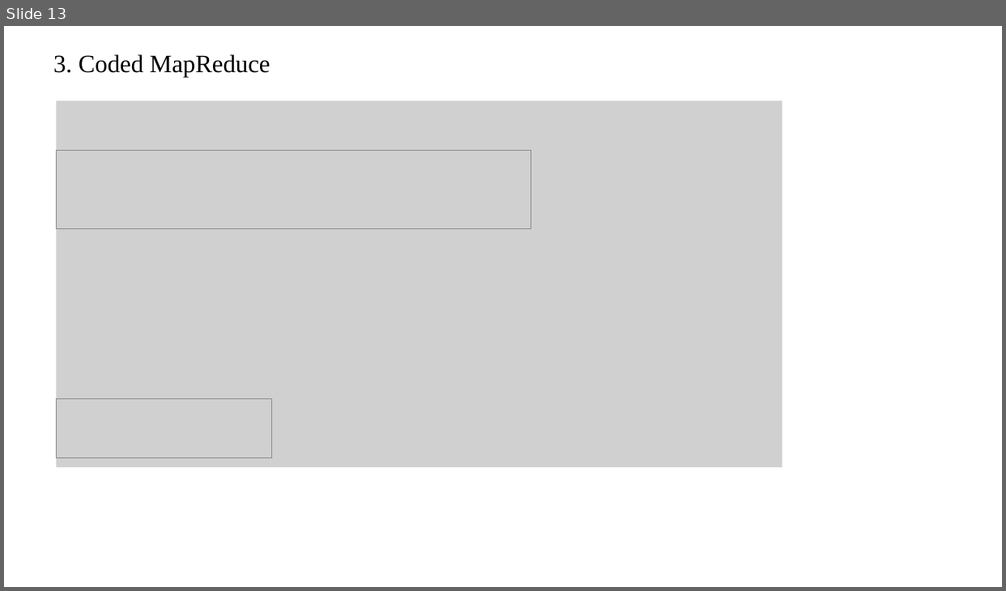
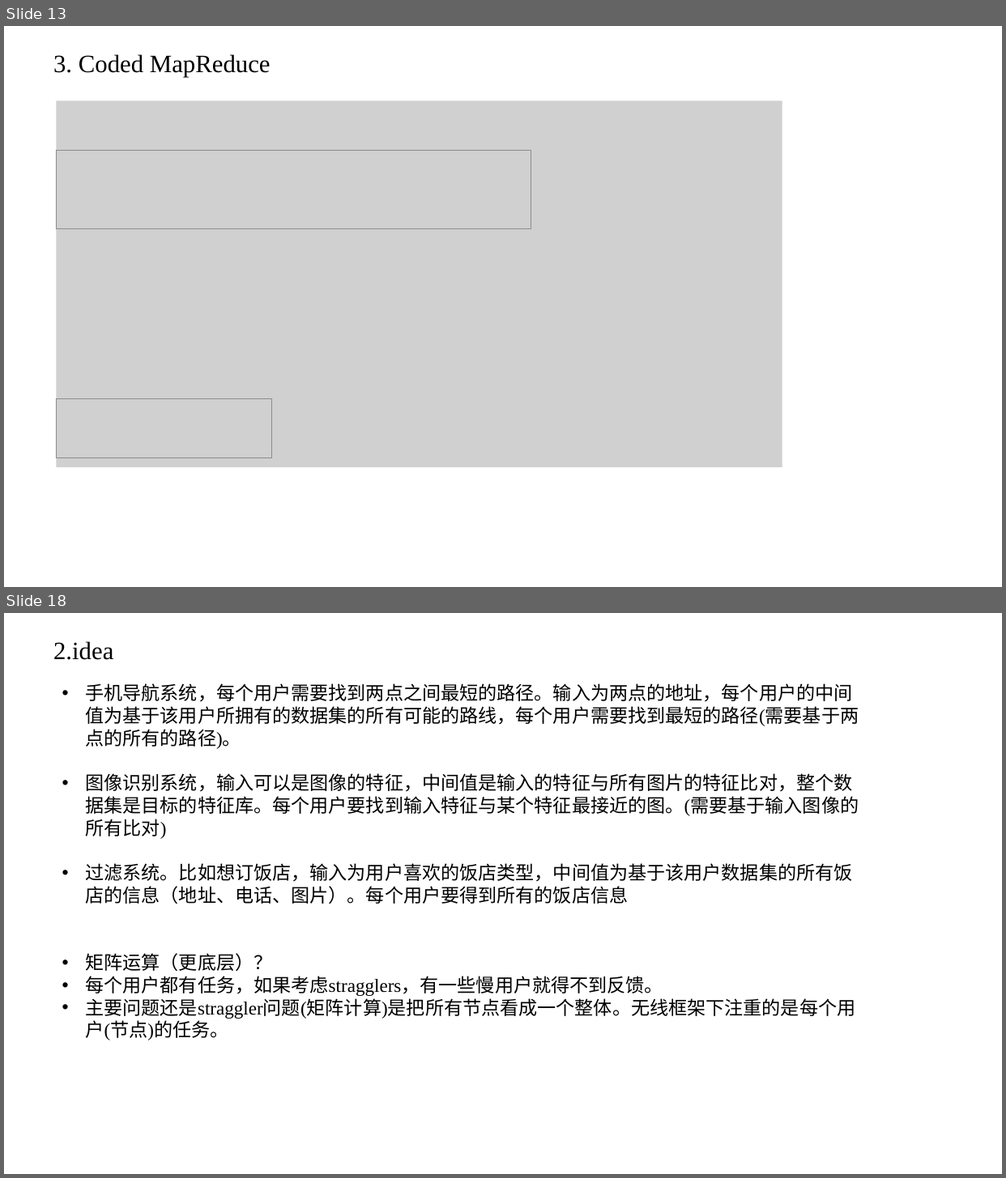
Before and after one commit to zhaojiayi/learning, a slide deck: EE/ppt/review.pptx. Shown one above the other, each under a label of ours: slide 13 before the commit, slides 13 and 18 after it; the slides between them are not shown. The pictures are 1006x591 and 1006x1178 pixels, drawn with LibreOffice and Linux fonts; fonts in the diff are those of the drawing; grey boxes stand for pictures. Boxes give left, top, right and bottom in pixels: in the first picture for what was removed or moved away, otherwise in the second. Text is boxed around its words. In the diff, an @@ line names an element or a change of style, - is before the commit and + after.

```diff
--- a/EE/ppt/review.pptx
+++ b/EE/ppt/review.pptx
@@ slide 18 added at [4,613,1002,1174], background #FFFFFF @@
@@ title added at [53,641,113,660], 24 pt, text #000000 @@
+2.idea
@@ text added at [85,683,859,1041], 18 pt, text #000000 @@
+• 手机导航系统，每个用户需要找到两点之间最短的路径。输入为两点的地址，每个用户的中间值为基于该用户所拥有的数据集的所有可能的路线，每个用户需要找到最短的路径(需要基于两点的所有的路径)。
+• 图像识别系统，输入可以是图像的特征，中间值是输入的特征与所有图片的特征比对，整个数据集是目标的特征库。每个用户要找到输入特征与某个特征最接近的图。(需要基于输入图像的所有比对)
+• 过滤系统。比如想订饭店，输入为用户喜欢的饭店类型，中间值为基于该用户数据集的所有饭店的信息（地址、电话、图片）。每个用户要得到所有的饭店信息
+• 矩阵运算（更底层）？
+• 每个用户都有任务，如果考虑stragglers，有一些慢用户就得不到反馈。
+• 主要问题还是straggler问题(矩阵计算)是把所有节点看成一个整体。无线框架下注重的是每个用户(节点)的任务。
```
Also in this commit, not shown: 6 other slides added, 12 other files.
